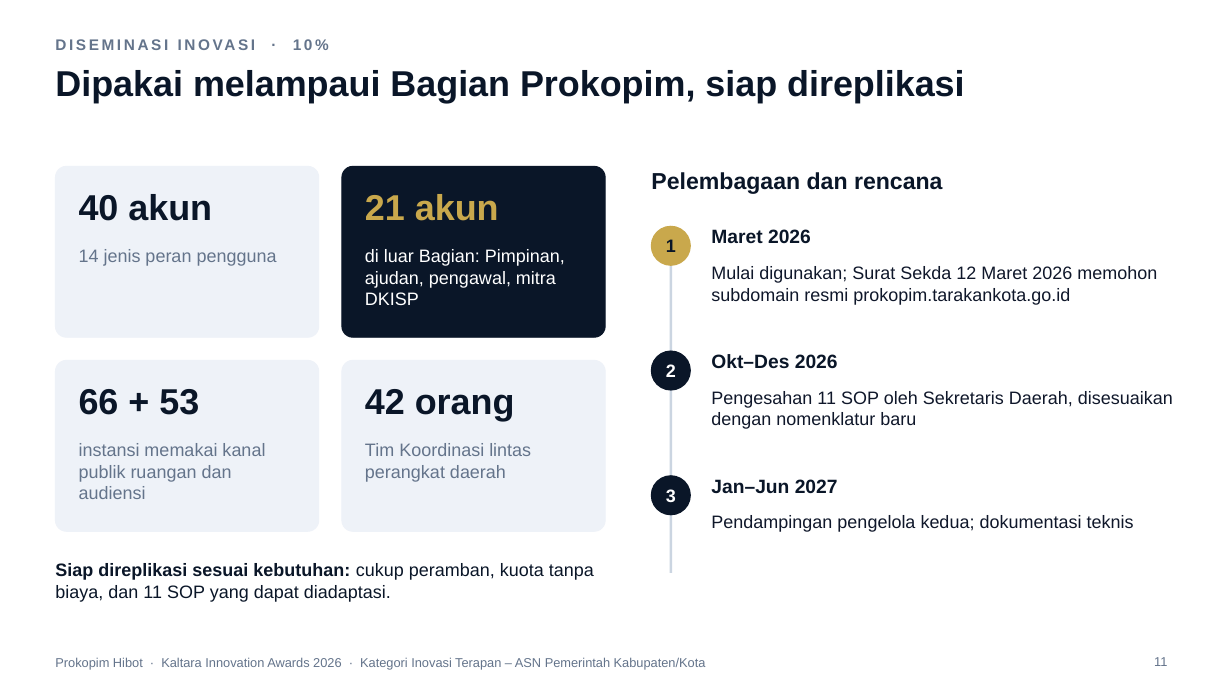
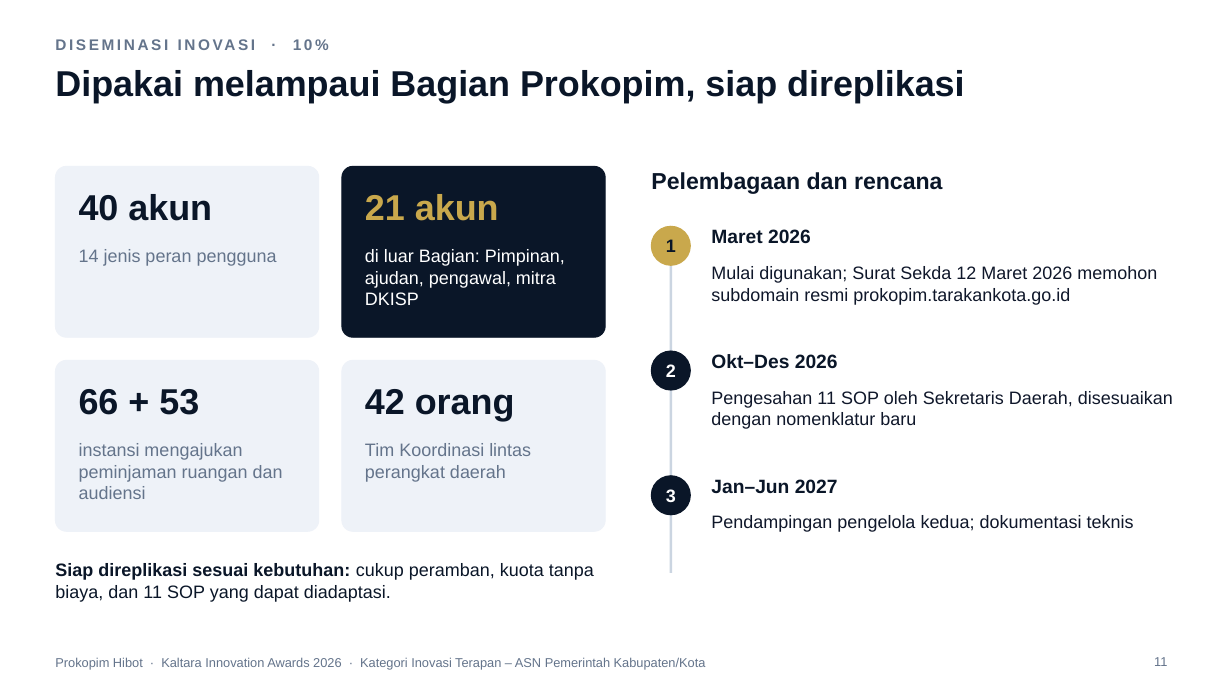
Before and after one commit to ega394/joyful-visuals, a slide deck: slide 11 of docs/lomba/kaltara/Paparan-Prokopim-Hibot-Kaltara-2026.pptx. Drawn at 1232x693 pixels with LibreOffice and Linux fonts; fonts in the diff are those of the drawing; background and template pictures are left out. Boxes give left, top, right and bottom in pixels: in the first picture for what was removed or moved away, otherwise in the second. Text is boxed around its words. In the diff, an @@ line names an element or a change of style, - is before the commit and + after.

```diff
--- a/docs/lomba/kaltara/Paparan-Prokopim-Hibot-Kaltara-2026.pptx
+++ b/docs/lomba/kaltara/Paparan-Prokopim-Hibot-Kaltara-2026.pptx
@@ text at (x1=79, y1=443, x2=283, y2=499): text changed @@
-instansi memakai kanal publik ruangan dan audiensi
+instansi mengajukan peminjaman ruangan dan audiensi
```
Also in this commit, not shown: 4 other slides changed, 18 other files.
